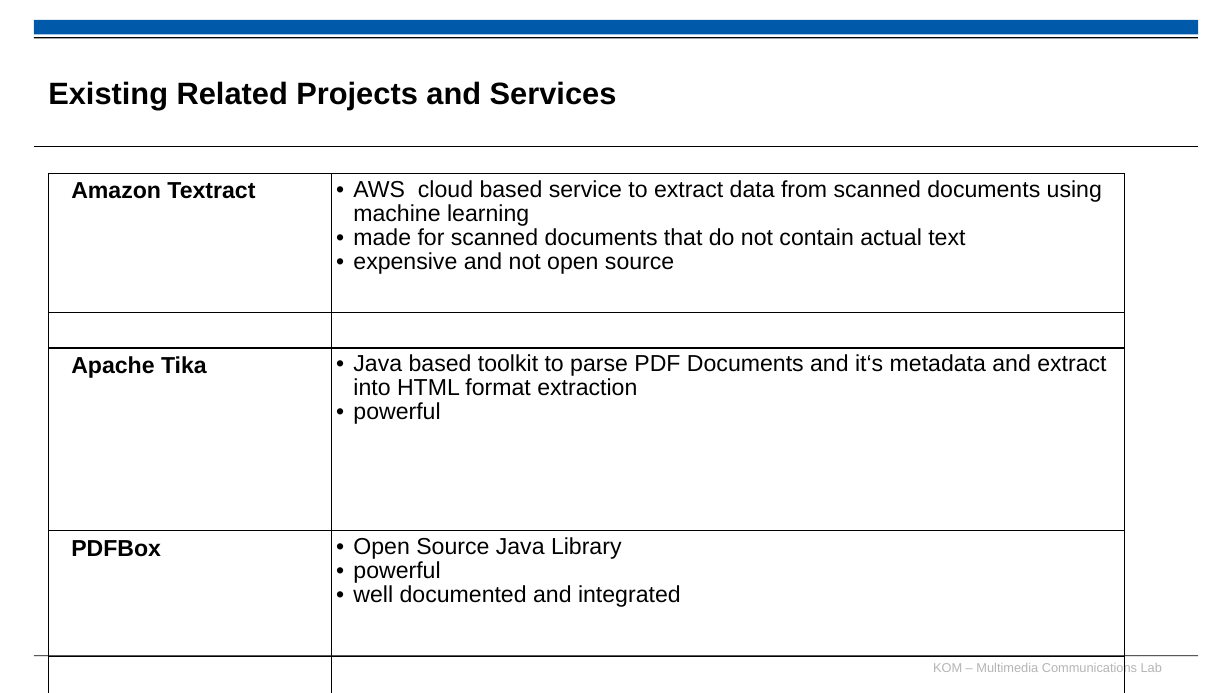
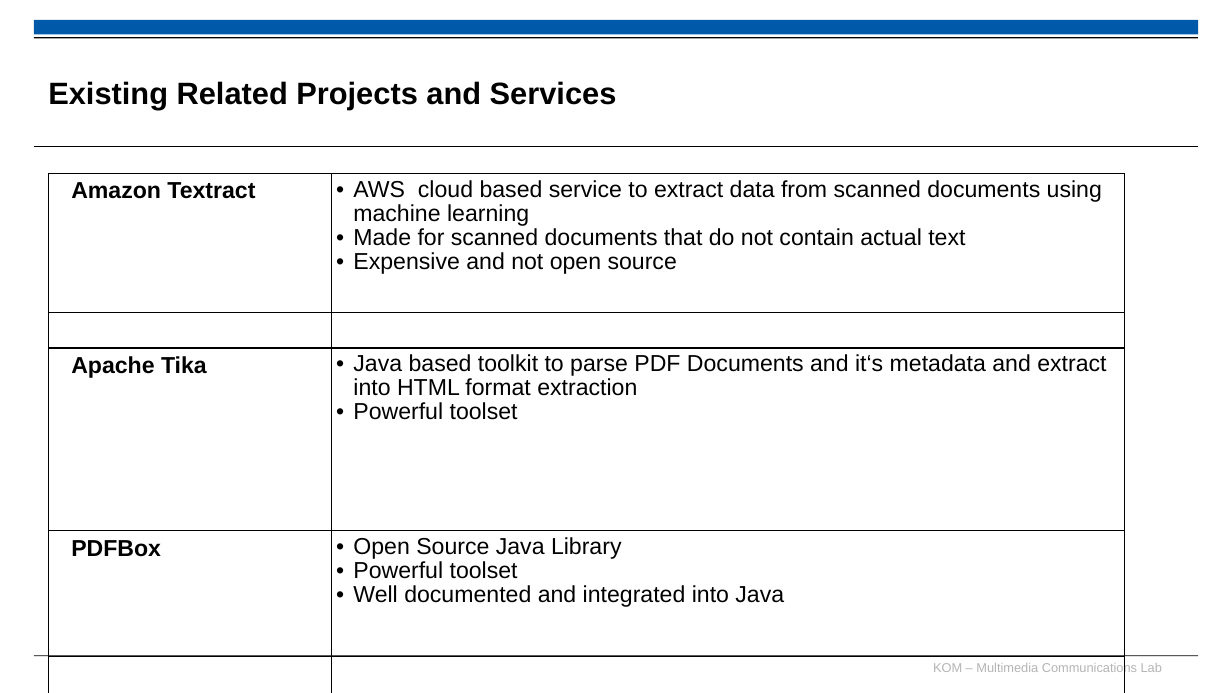
Before and after one commit to Magrena/IndexExtraction, a slide deck: slide 3 of Presentation/DesignWorkshop neu.pptx. Drawn at 1232x693 pixels with LibreOffice and Linux fonts; fonts in the diff are those of the drawing; background and template pictures are left out. Boxes give left, top, right and bottom in pixels: in the first picture for what was removed or moved away, otherwise in the second. Text is boxed around its words. In the diff, an @@ line names an element or a change of style, - is before the commit and + after.

```diff
--- a/Presentation/DesignWorkshop neu.pptx
+++ b/Presentation/DesignWorkshop neu.pptx
@@ table at (48,174,1125,693) @@
-row 1, column 2: AWS cloud based service to extract data from scanned documents using machine learning / made for scanned documents that do not contain actual text / expensive and not open source
+row 1, column 2: AWS cloud based service to extract data from scanned documents using machine learning / Made for scanned documents that do not contain actual text / Expensive and not open source
-row 3, column 2: Java based toolkit to parse PDF Documents and it‘s metadata and extract into HTML format extraction / powerful
+row 3, column 2: Java based toolkit to parse PDF Documents and it‘s metadata and extract into HTML format extraction / Powerful toolset
-row 4, column 2: Open Source Java Library / powerful / well documented and integrated
+row 4, column 2: Open Source Java Library / Powerful toolset / Well documented and integrated into Java
```
Also in this commit, not shown: 2 other slides changed, 3 other files.
